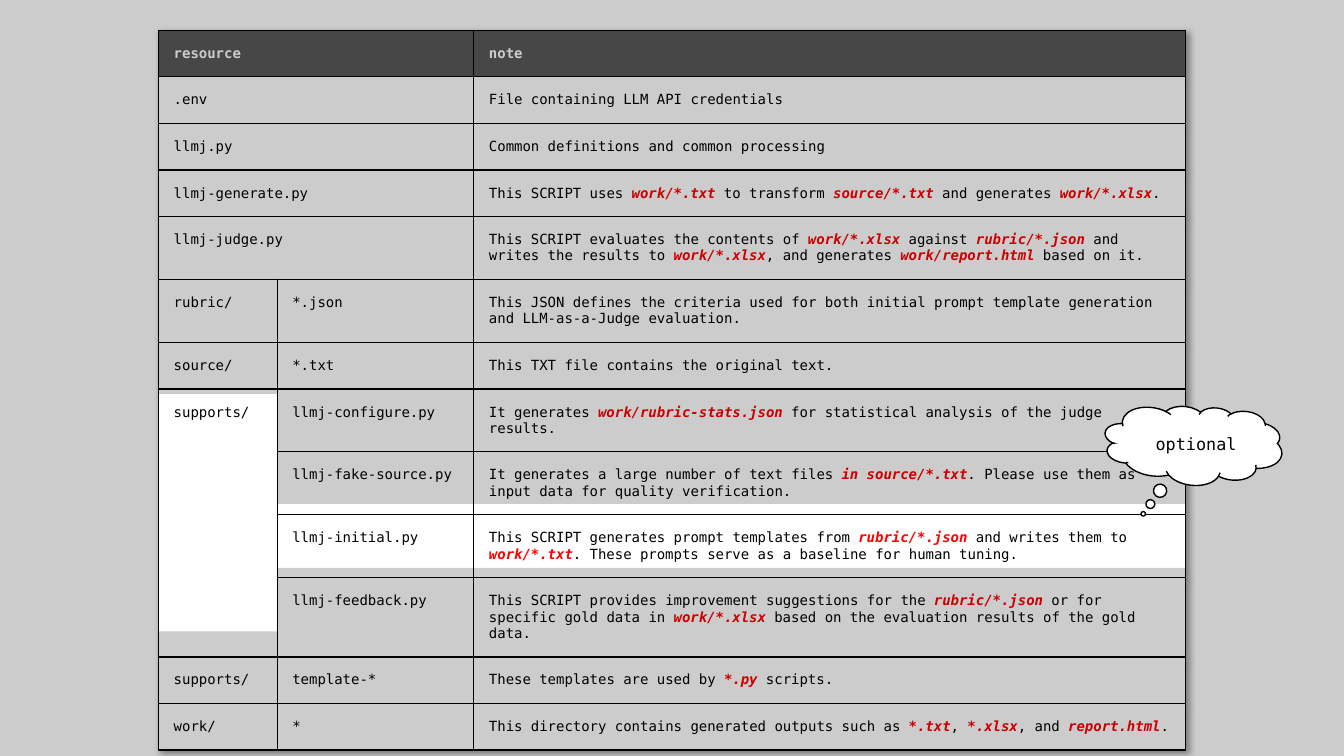
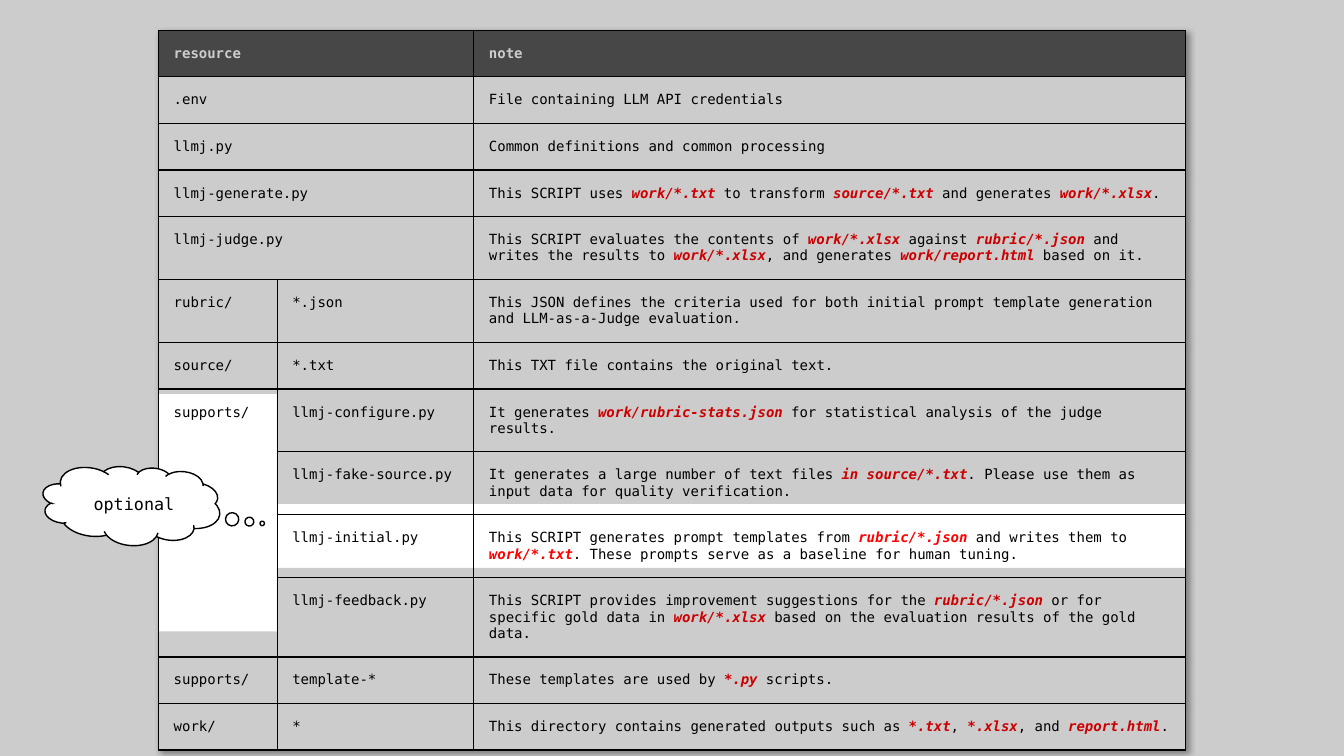
Before and after one commit to nakayama-kazuki/202x, a slide deck: slide 7 of tools/llm-as-a-judge/readme.pptx. Drawn at 1344x756 pixels with LibreOffice and Linux fonts; fonts in the diff are those of the drawing. Boxes give left, top, right and bottom in pixels: in the first picture for what was removed or moved away, otherwise in the second. Text is boxed around its words. In the diff, an @@ line names an element or a change of style, - is before the commit and + after.

Commit message:
fixed

```diff
--- a/tools/llm-as-a-judge/readme.pptx
+++ b/tools/llm-as-a-judge/readme.pptx
@@ thought cloud: place and size @@
-thought cloud at [1101,395,1287,495]
+thought cloud at [38,456,225,555]
@@ thought cloud at [38,456,225,555]: proportions changed @@
@@ rectangle: place and size @@
-rectangle at [1115,444,1126,450]
+rectangle at [52,504,64,510]
@@ 2 rectangles, 1 text: place and size @@
-2 rectangles, 1 text at [1156,437,1278,468]
+2 rectangles, 1 text at [94,497,217,528]
```
Also in this commit, not shown: 1 other slide changed, 1 slide added, 1 slide removed.
